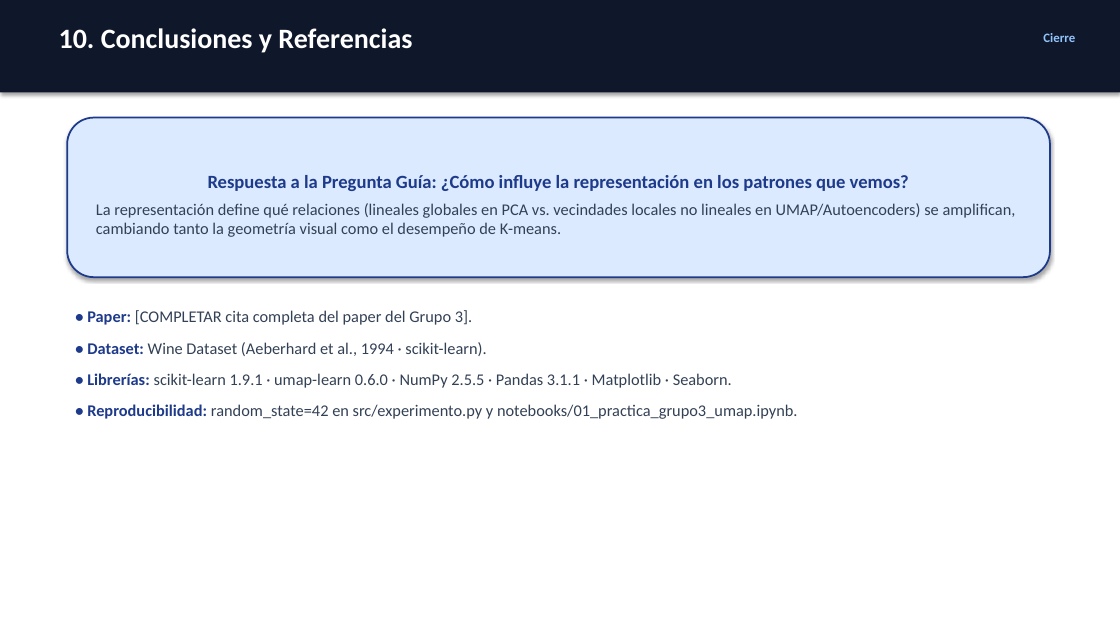
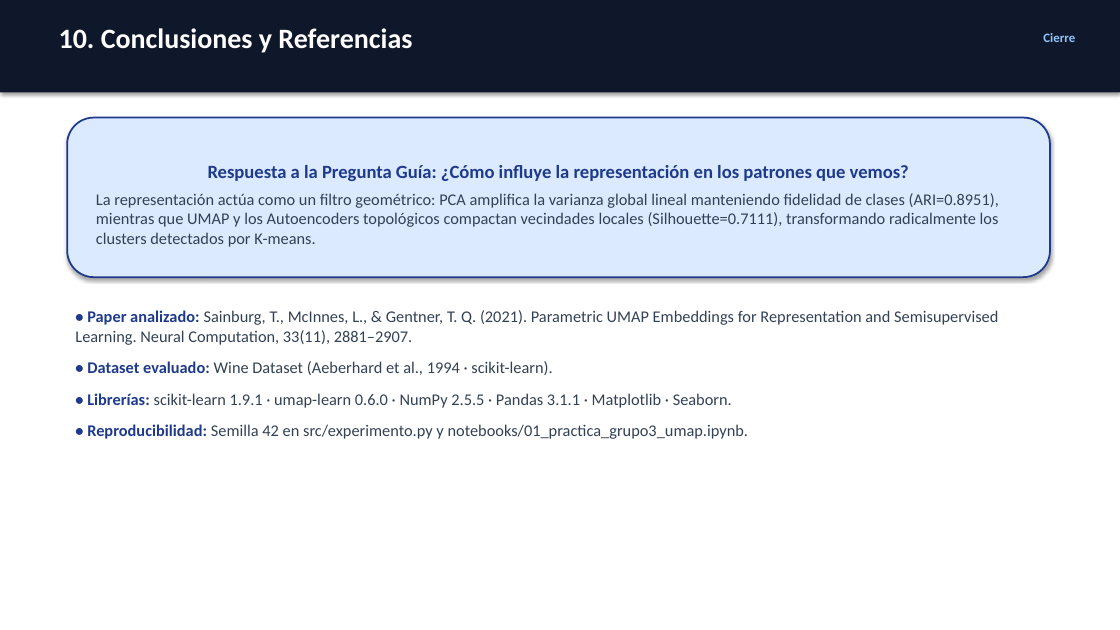
Before and after one commit to SeverichAxl/Autoencoder_UMAP_Clustering, a slide deck: slide 11 of entregables/Presentacion_Grupo3_Autoencoder_UMAP.pptx. Drawn at 1120x630 pixels with LibreOffice and Linux fonts; fonts in the diff are those of the drawing. Boxes give left, top, right and bottom in pixels: in the first picture for what was removed or moved away, otherwise in the second. Text is boxed around its words. In the diff, an @@ line names an element or a change of style, - is before the commit and + after.

Commit message:
feat: completar datos oficiales del paper Parametric UMAP (Sainburg et al., 2021) en informe, diapositivas y preguntas

```diff
--- a/entregables/Presentacion_Grupo3_Autoencoder_UMAP.pptx
+++ b/entregables/Presentacion_Grupo3_Autoencoder_UMAP.pptx
@@ text in rounded rectangle at <box>96,193,999,247</box>: text changed @@
-La representación define qué relaciones (lineales globales en PCA vs. vecindades locales no lineales en UMAP/Autoencoders) se amplifican, cambiando tanto la geometría visual como el desempeño de K-means.
+La representación actúa como un filtro geométrico: PCA amplifica la varianza global lineal manteniendo fidelidad de clases (ARI=0.8951), mientras que UMAP y los Autoencoders topológicos compactan vecindades locales (Silhouette=0.7111), transformando radicalmente los clusters detectados por K-means.
@@ text at <box>75,310,998,375</box>: text changed @@
-• Paper: [COMPLETAR cita completa del paper del Grupo 3].
-• Dataset: Wine Dataset (Aeberhard et al., 1994 · scikit-learn).
+• Paper analizado: Sainburg, T., McInnes, L., & Gentner, T. Q. (2021). Parametric UMAP Embeddings for Representation and Semisupervised Learning. Neural Computation, 33(11), 2881–2907.
+• Dataset evaluado: Wine Dataset (Aeberhard et al., 1994 · scikit-learn).
@@ text at <box>87,424,748,439</box>: text changed @@
-• Reproducibilidad: random_state=42 en src/experimento.py y notebooks/01_practica_grupo3_umap.ipynb.
+• Reproducibilidad: Semilla 42 en src/experimento.py y notebooks/01_practica_grupo3_umap.ipynb.
```
Also in this commit, not shown: 9 other slides changed, 1 slide added, 1 slide removed, 8 other files.
